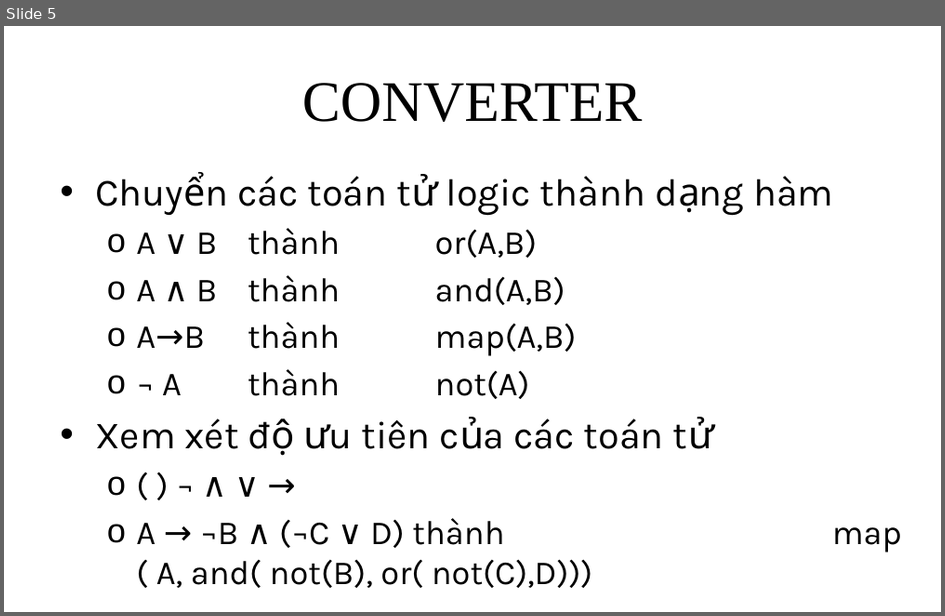
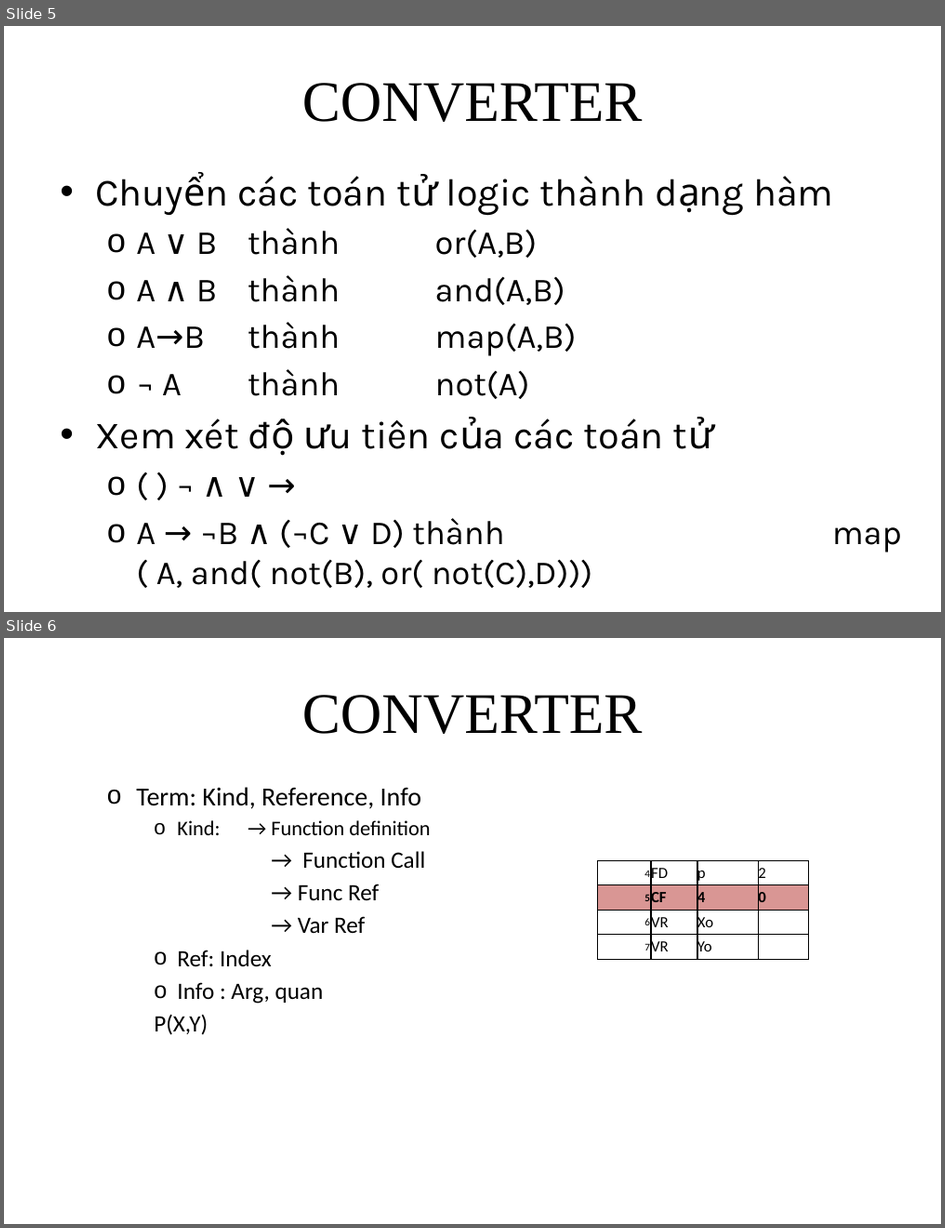
Before and after one commit to giang-rocker/logic, a slide deck: Report/SUY LUẬN TỰ NHIÊN.pptx. Shown one above the other, each under a label of ours: slide 5 before the commit, slides 5 and 6 after it. The pictures are 945x616 and 945x1228 pixels, drawn with LibreOffice and Linux fonts; fonts in the diff are those of the drawing. Boxes give left, top, right and bottom in pixels: in the first picture for what was removed or moved away, otherwise in the second. Text is boxed around its words. In the diff, an @@ line names an element or a change of style, - is before the commit and + after.

```diff
--- a/Report/SUY LUẬN TỰ NHIÊN.pptx
+++ b/Report/SUY LUẬN TỰ NHIÊN.pptx
@@ slide 6 added at (x1=4, y1=638, x2=941, y2=1224), background #FFFFFF @@
@@ title added at (x1=303, y1=695, x2=643, y2=734), 44 pt, text #000000 @@
+CONVERTER
@@ text added at (x1=136, y1=787, x2=430, y2=1035), 18 pt, text #000000 @@
+  o Term: Kind, Reference, Info
+    o Kind: → Function definition
+    → Function Call
+    → Func Ref
+    → Var Ref
+    o Ref: Index
+    o Info : Arg, quan
+    P(X,Y)
@@ table added at (x1=597, y1=861, x2=808, y2=960), 4 rows, 4 columns @@
+4 | FD | p | 2
+5 | CF | 4 | 0
+6 | VR | Xo | 
+7 | VR | Yo | 
```
Also in this commit, not shown: 1 slide changed, 1 other slide added, 2 other files.
